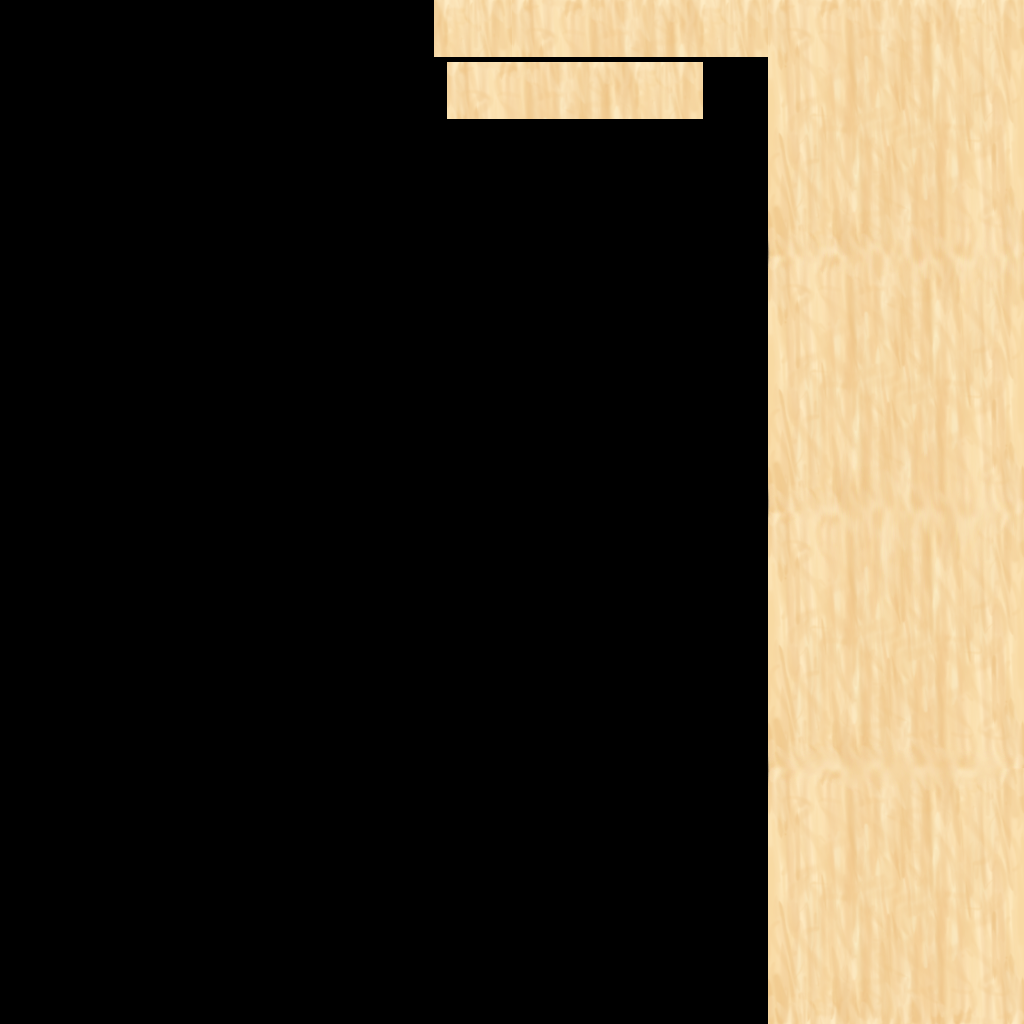
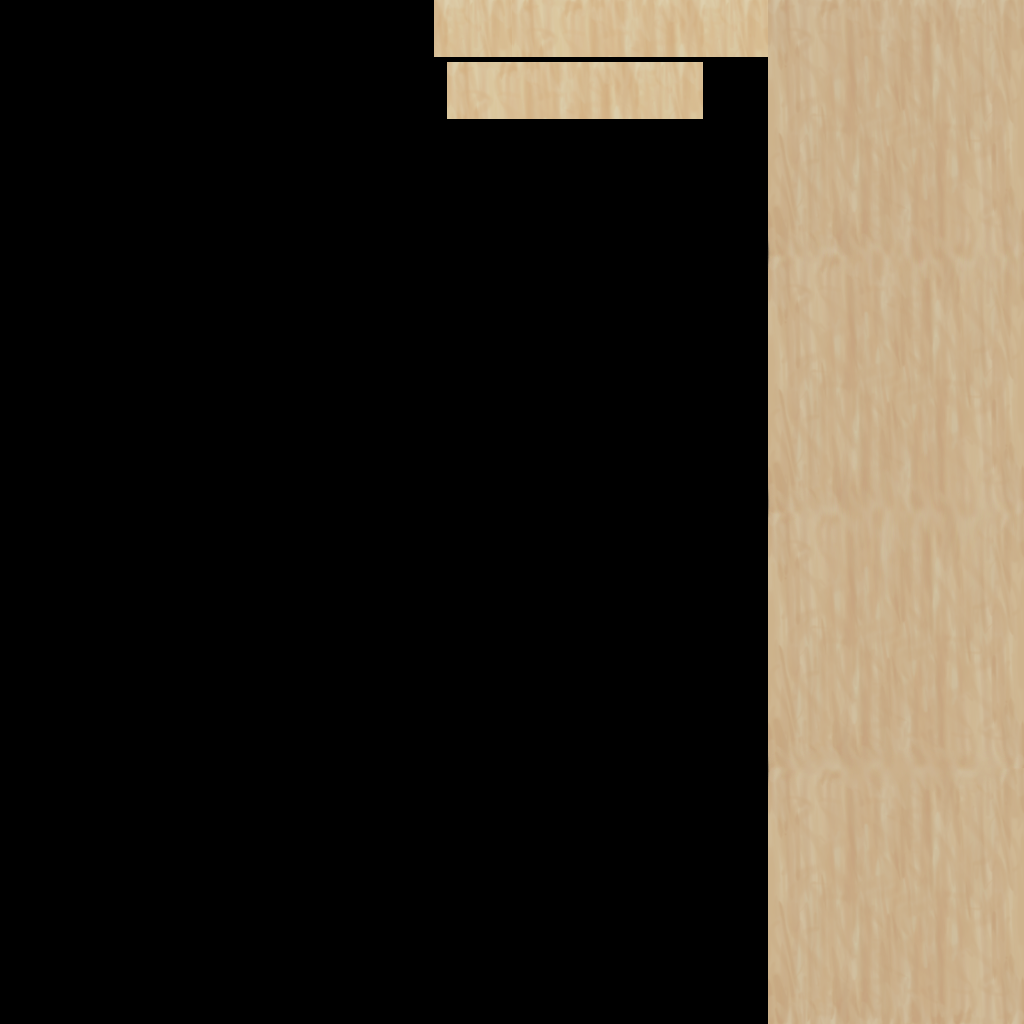
Two versions of the same layered image (1024x1024). Layer-by-layer changes:
moved "Layer 1" above "Layer 6", painted on it over [434,0,1024,1024]
removed layer "Background" over [434,0,1024,1024]
renamed "Layer 4" to "Layer 6", painted on it over [434,0,1024,1024]
removed layer "Layer 3" over [434,0,512,57]
removed layer "Layer 2" over [512,0,768,57]
